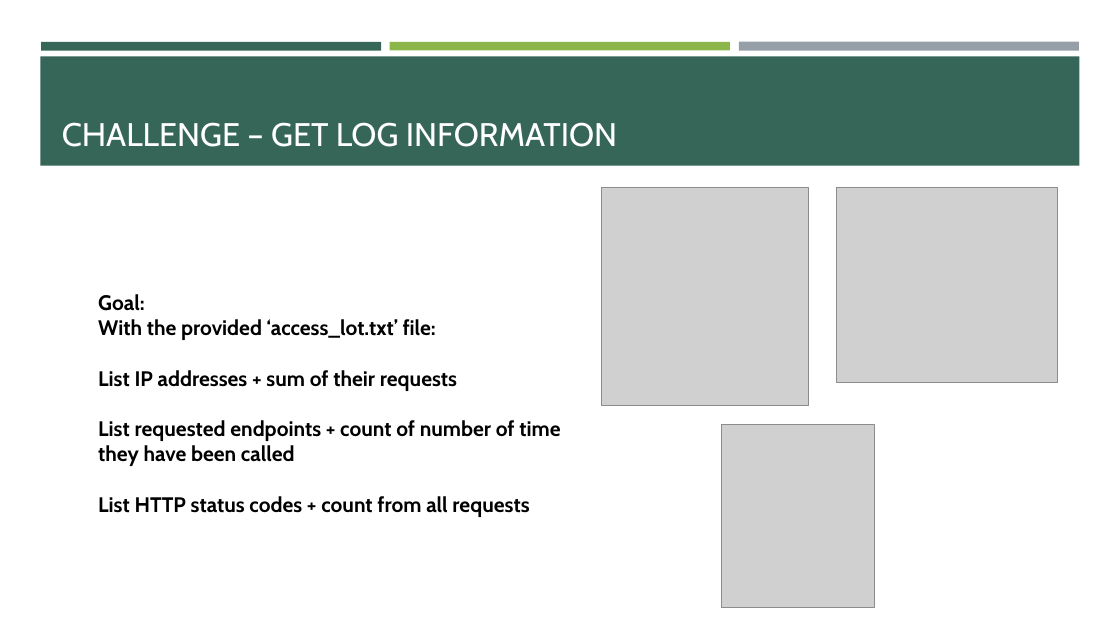
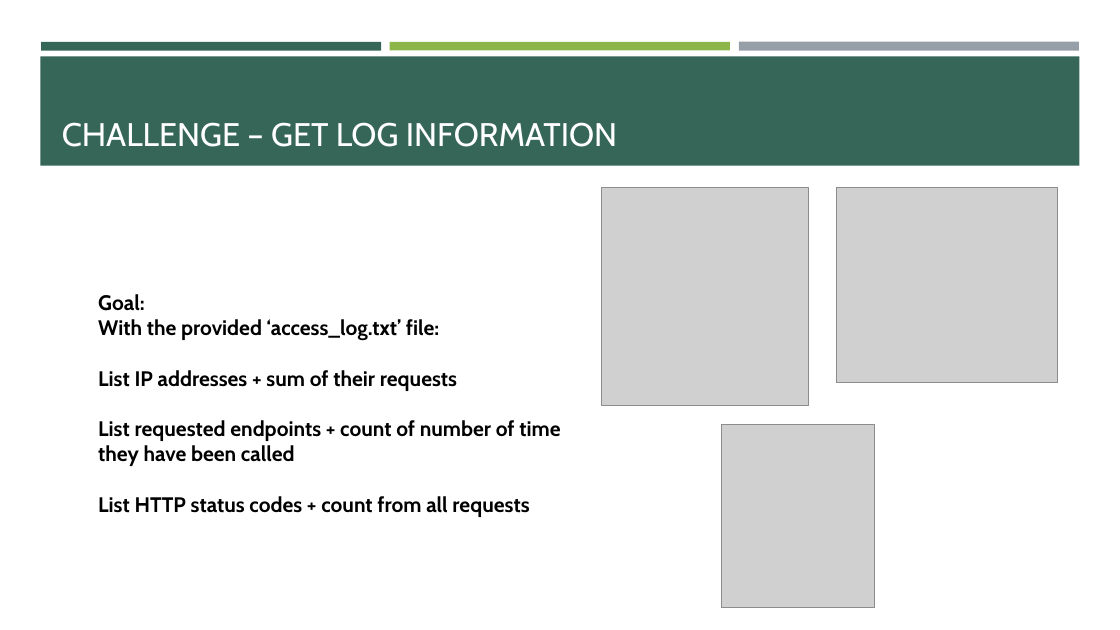
Before and after one commit to e-m-wilson/data_engineering, a slide deck: slide 76 of spark/Spark.pptx. Drawn at 1120x630 pixels with LibreOffice and Linux fonts; fonts in the diff are those of the drawing; grey boxes stand for pictures. Boxes give left, top, right and bottom in pixels: in the first picture for what was removed or moved away, otherwise in the second. Text is boxed around its words. In the diff, an @@ line names an element or a change of style, - is before the commit and + after.

```diff
--- a/spark/Spark.pptx
+++ b/spark/Spark.pptx
@@ text at (x1=98, y1=319, x2=439, y2=341): text changed @@
-With the provided ‘access_lot.txt’ file:
+With the provided ‘access_log.txt’ file:
```
Also in this commit, not shown: 1 other slide changed, 1 other file.
